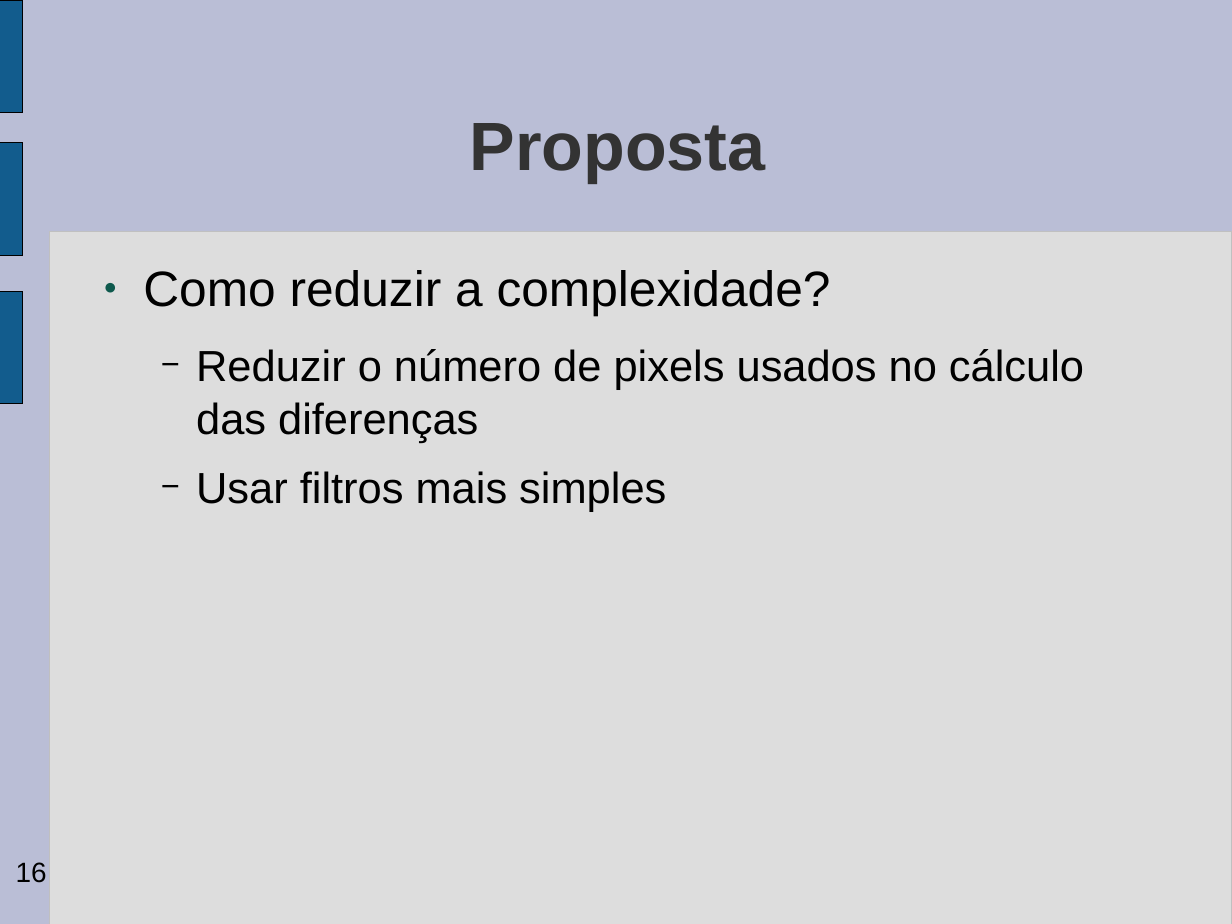
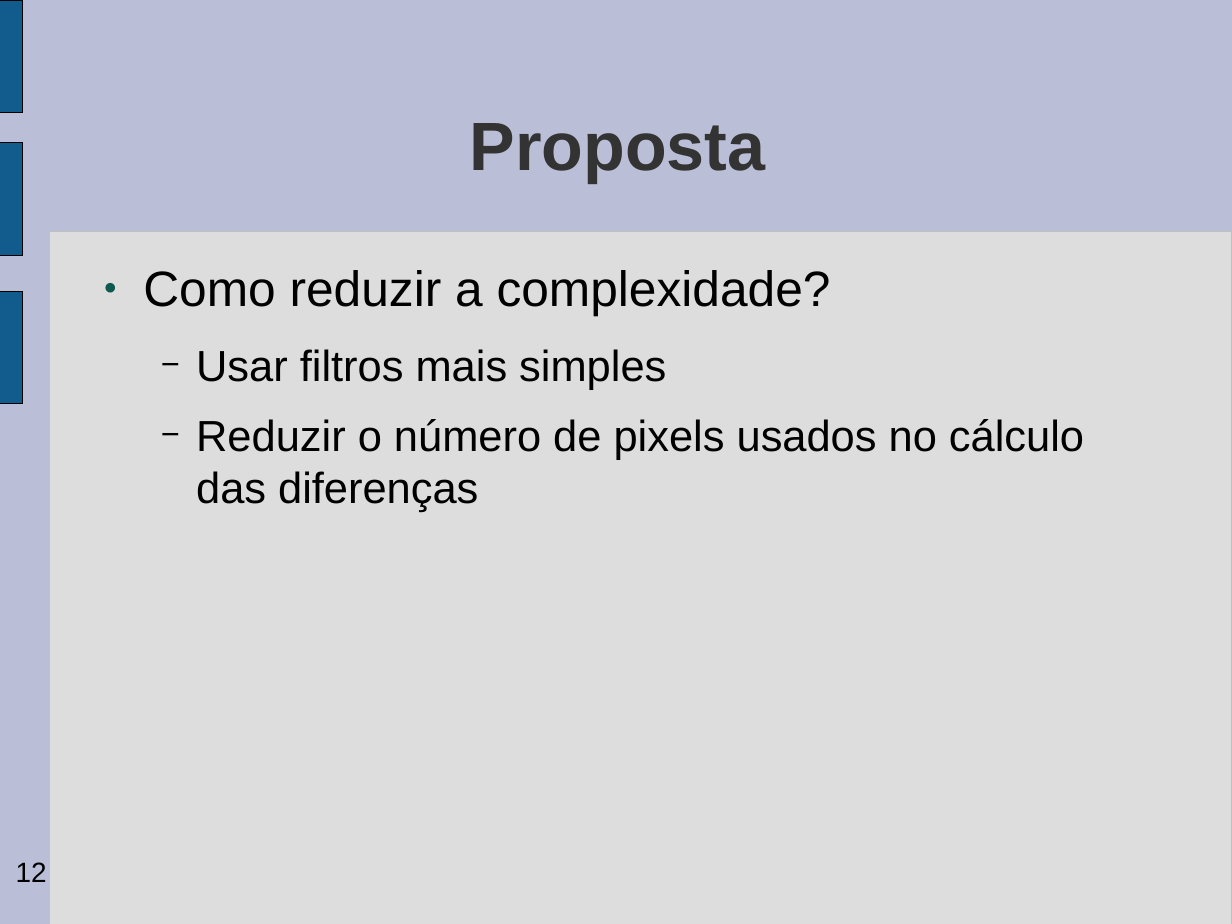
Before and after one commit to gabrieldiego/tg, a slide deck: slide 12 of artigo/apresentacao-tg2.odp (slide 16 before the commit). Drawn at 1232x924 pixels with LibreOffice and Linux fonts; fonts in the diff are those of the drawing; background and template pictures are left out. Boxes give left, top, right and bottom in pixels: in the first picture for what was removed or moved away, otherwise in the second. Text is boxed around its words. In the diff, an @@ line names an element or a change of style, - is before the commit and + after.

```diff
--- a/artigo/apresentacao-tg2.odp
+++ b/artigo/apresentacao-tg2.odp
@@ text at <box>196,349,666,390</box>: paragraph added @@
+  − Usar filtros mais simples
@@ text at <box>196,471,666,512</box>: paragraph removed @@
-  − Usar filtros mais simples
@@ page number at <box>16,862,47,882</box>: text changed @@
-16
+12
```
Also in this commit, not shown: 10 other slides changed, 4 slides added, 8 slides removed.
